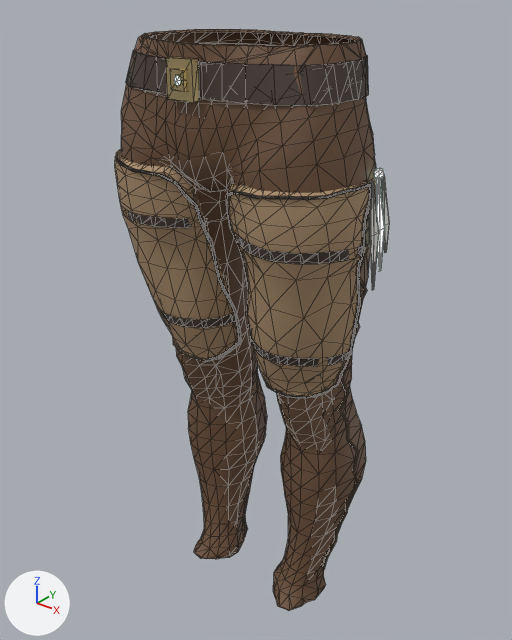
What one commit did to the glTF model game/assets/characters/hero/wear/windrunner_leggings.glb.
The view is the same before and after, from a 50 mm camera at (0.667, -0.834, 1.172) aimed at (-0.008, 0.009, 0.649). Every picture has the same lights, and +X, +Y and +Z are marked at lower left. The picture after the commit comes second. Mesh edges are drawn as thin lines. Vertices at exactly the same position are counted once.

The scene before the commit, as lines of its bpy script (objects in view):
```python
me_wear = bpy.data.meshes.new('wear')
me_wear.from_pydata(...)  # 1335 vertices, 2532 faces; spans x -0.216..0.214, y -0.147..0.131, z 0.102..1.097
# faces by material slot: [2260, 272]
me_wear.materials.append(mat_bh_leather__it_hw_leather)  # brown #6f523c
me_wear.materials.append(mat_bh_leather__it_hw_tan)  # beige #ad906f
me_wear_hip = bpy.data.meshes.new('wear_hip')
me_wear_hip.from_pydata(...)  # 1092 vertices, 1873 faces; spans x -0.229..0.229, y -0.146..0.03, z 0.574..0.943
# faces by material slot: [912, 673, 144, 144]
me_wear_hip.materials.append(mat_bh_leather__it_hw_darkleather)  # brown #453830
me_wear_hip.materials.append(mat_bh_leather__it_hw_tan)  # beige #ad906f
me_wear_hip.materials.append(mat_bh_cloth_secondary__it_hw_white)  # white #edebe5
me_wear_hip.materials.append(mat_bh_emissive__it_hw_wind)  # green #cbffe7, glowing green #cbffed
me_wear_waist = bpy.data.meshes.new('wear_waist')
me_wear_waist.from_pydata(...)  # 142 vertices, 216 faces; spans x -0.187..0.184, y -0.161..0.113, z 1.027..1.078
# faces by material slot: [24, 168, 24]
me_wear_waist.materials.append(mat_bh_gold__it_hw_brass)  # beige #dac490
me_wear_waist.materials.append(mat_bh_leather__it_hw_darkleather)  # brown #453830
me_wear_waist.materials.append(mat_bh_emissive__it_hw_wind)  # green #cbffe7, glowing green #cbffed
ob_wear = bpy.data.objects.new('wear', me_wear)
ob_wear.location = (0.0, 0.0, 0.0)
ob_wear_hip = bpy.data.objects.new('wear_hip', me_wear_hip)
ob_wear_hip.location = (0.0, 0.0, 0.0)
ob_wear_waist = bpy.data.objects.new('wear_waist', me_wear_waist)
ob_wear_waist.location = (0.0, 0.0, 0.0)
```
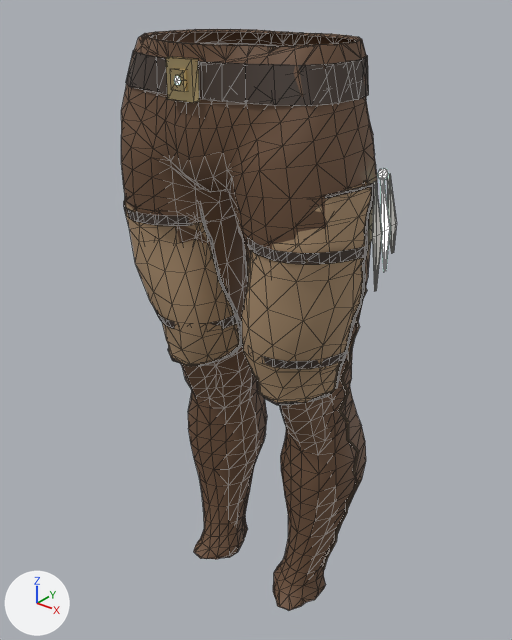
The newer file adds a shape key; the second version is drawn at full value of the shape key 'female' of 'wear_hip', and the change is written as the vertex moves it makes.

Pixel boxes (x1, y1, x2, y2) of what changed, in the pictures (512 x 640 px; the box of a moved part takes in the faces that stretch with it):
```json
{"object": "wear", "change": "reshaped", "before": [121, 29, 376, 611], "after": [121, 29, 377, 611]}
{"object": "wear_hip", "change": "reshaped", "before": [115, 149, 389, 398], "after": [124, 168, 397, 405]}
{"part": 1, "of": "me_wear", "change": "reshaped", "before": [142, 37, 282, 61], "after": [142, 37, 282, 61]}
{"part": 2, "of": "me_wear_hip", "change": "moved or reshaped", "before": [370, 181, 379, 290], "after": [372, 182, 382, 291]}
{"part": 3, "of": "me_wear_hip", "change": "moved or reshaped", "before": [381, 175, 389, 253], "after": [387, 174, 397, 253]}
{"part": 4, "of": "me_wear_hip", "change": "moved or reshaped", "before": [376, 179, 385, 271], "after": [380, 179, 390, 272]}
{"part": 5, "of": "me_wear_hip", "change": "moved or reshaped", "before": [374, 168, 384, 179], "after": [378, 168, 389, 180]}
{"part": 6, "of": "me_wear_hip", "change": "moved or reshaped", "before": [115, 149, 372, 398], "after": [124, 183, 374, 405]}
```

Edits to the scene script, one JSON object a line:
```json
{"block": "me_wear", "where": "# used by ob_wear; location = (0.0, 0.0, 0.0)"}
{"op": "remove", "block": "me_wear", "code": "me_wear.from_pydata(...)  # 1335 vertices, 2532 faces; spans x -0.216..0.214, y -0.147..0.131, z 0.102..1.097"}
{"op": "add", "block": "me_wear", "code": "me_wear.from_pydata(...)  # 1355 vertices, 2562 faces; spans x -0.216..0.214, y -0.147..0.131, z 0.102..1.097"}
{"block": "me_wear", "change": "me_wear part 1"}
{"block": "me_wear", "change": "30 faces are deleted"}
{"block": "me_wear", "change": "20 vertices are added at x -0.112..0.117, y -0.143..-0.099, z 1.094..1.096"}
{"block": "me_wear", "change": "60 new faces join them, mat_bh_leather__it_hw_leather (brown #6f523c)"}
{"block": "me_wear_hip", "where": "# used by ob_wear_hip; location = (0.0, 0.0, 0.0)"}
{"op": "remove", "block": "me_wear_hip", "code": "me_wear_hip.from_pydata(...)  # 1092 vertices, 1873 faces; spans x -0.229..0.229, y -0.146..0.03, z 0.574..0.943"}
{"op": "add", "block": "me_wear_hip", "code": "me_wear_hip.from_pydata(...)  # 1092 vertices, 1873 faces; spans x -0.234..0.234, y -0.132..0.038, z 0.573..0.942"}
{"block": "me_wear_hip", "change": "me_wear_hip part 2: the loose piece of 20 vertices spanning x 0.213..0.229, y -0.039..-0.015, z 0.78..0.93 is multiplied about its middle by the matrix ((0.996, 0.031, -0.016), (-0.03, 0.996, 0.03), (0.017, -0.029, 0.996)), then moved by (0.003, 0.002, -0.001)"}
{"block": "me_wear_hip", "change": "me_wear_hip part 3: the loose piece of 20 vertices spanning x 0.204..0.22, y 0.006..0.03, z 0.82..0.93 is multiplied about its middle by the matrix ((0.999, 0.026, -0.028), (-0.026, 1.0, 0.013), (0.029, -0.012, 1.0)), then moved by (0.007, 0.007, -0.001)"}
{"block": "me_wear_hip", "change": "me_wear_hip part 4: the loose piece of 20 vertices spanning x 0.209..0.225, y -0.016..0.008, z 0.8..0.93 is multiplied about its middle by the matrix ((0.995, 0.046, -0.026), (-0.046, 0.995, 0.015), (0.027, -0.014, 0.996)), then moved by (0.005, 0.004, -0.001)"}
{"block": "me_wear_hip", "change": "me_wear_hip part 5: the loose piece of 20 vertices spanning x 0.203..0.219, y -0.01..0.004, z 0.927..0.943 is moved by (0.003, 0.006, -0.001)"}
{"block": "me_wear_hip", "change": "me_wear_hip part 6: 932 of 1092 vertices moved; they spanned x -0.225..0.221, y -0.146..0.009, z 0.574..0.931 and now span x -0.224..0.223, y -0.132..0.004, z 0.573..0.938; mean shift (0.0, 0.002, 0.0); largest move (-0.05, -0.118, 0.902) -> (-0.054, -0.092, 0.908)"}
{"block": "me_wear_hip", "change": "other edits to the shape of me_wear_hip do not show in these pictures"}
```
